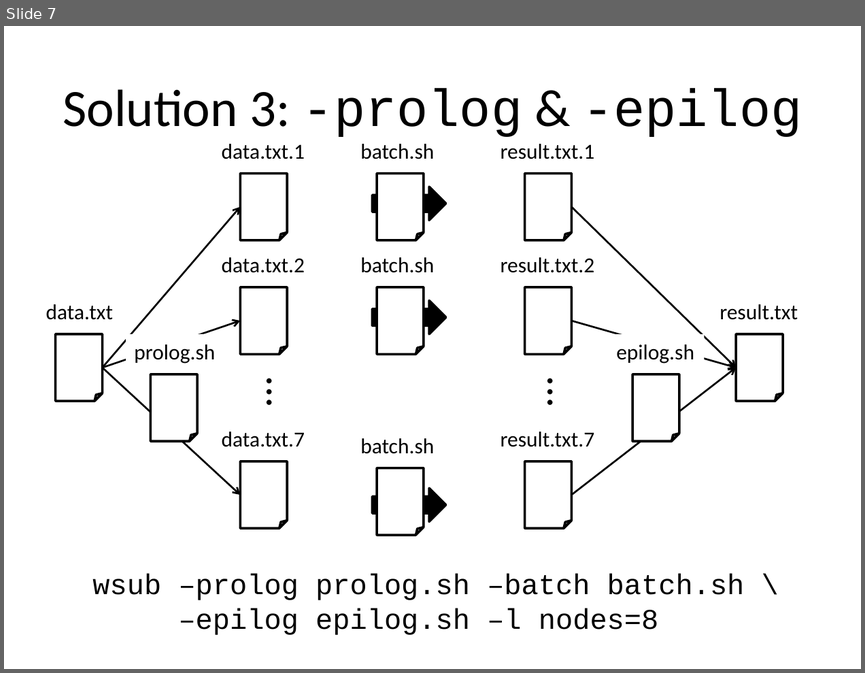
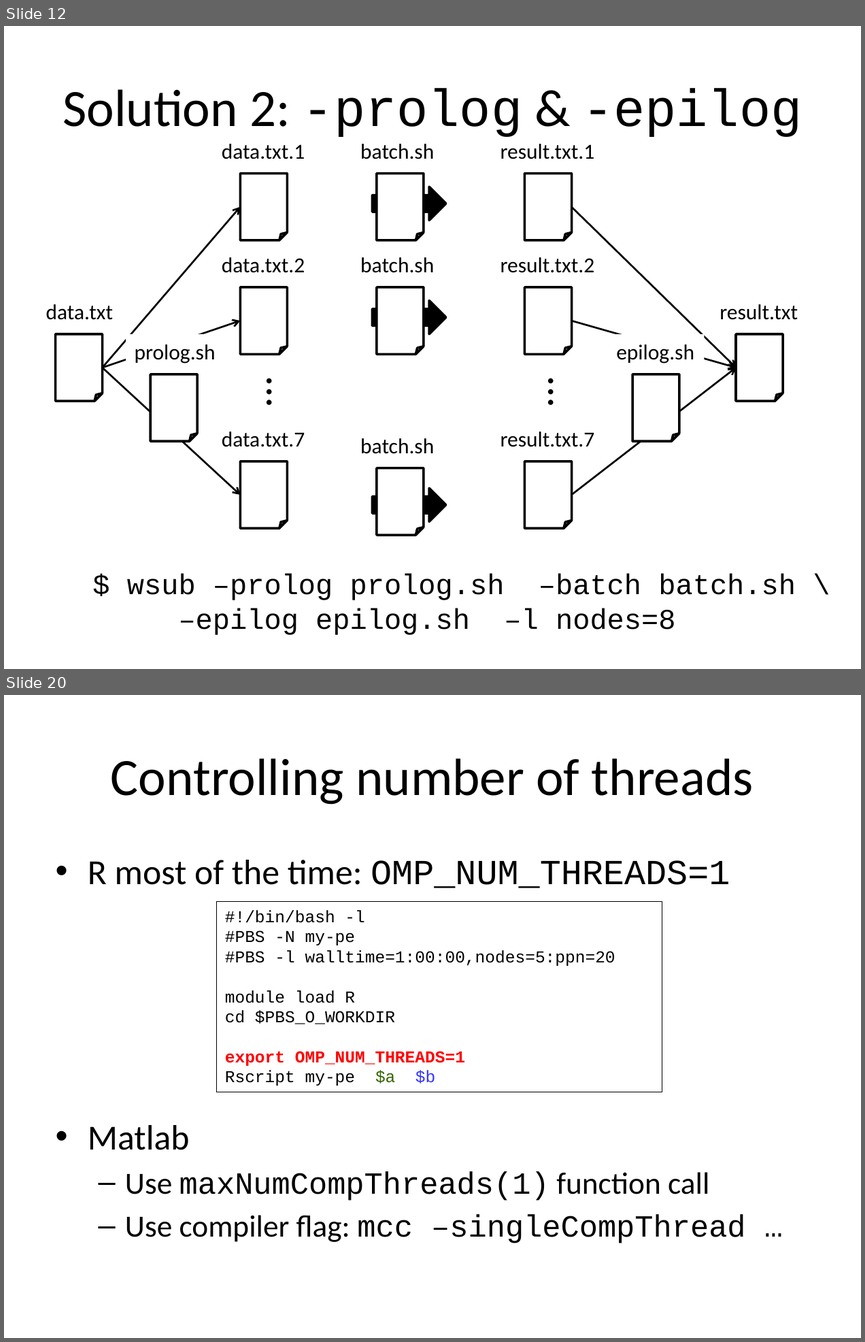
Before and after one commit to gjbex/worker, a slide deck: doc/worker.pptx. Shown one above the other, each under a label of ours: slide 7 before the commit, slides 12 and 20 after it; the slides between them are not shown. The pictures are 865x673 and 865x1342 pixels, drawn with LibreOffice and Linux fonts; fonts in the diff are those of the drawing. Boxes give left, top, right and bottom in pixels: in the first picture for what was removed or moved away, otherwise in the second. Text is boxed around its words. In the diff, an @@ line names an element or a change of style, - is before the commit and + after.

Commit message:
Update slides to most recent version

```diff
--- a/doc/worker.pptx
+++ b/doc/worker.pptx
@@ slide 20 added at (4,695,861,1338), background #FFFFFF @@
@@ title added at (111,758,753,804), 44 pt, text #000000 @@
+Controlling number of threads
@@ text added at (88,860,745,1243), 25.9 pt, text #000000 @@
+• R most of the time: OMP_NUM_THREADS=1
+• Matlab
+  – Use maxNumCompThreads(1) function call
+  – Use compiler flag: mcc –singleCompThread …
@@ rectangle added at (216,902,662,1091), outline #000000 0.75 pt, 14 pt, text #000000 @@
+#!/bin/bash -l
+#PBS -N my-pe
+#PBS -l walltime=1:00:00,nodes=5:ppn=20
+module load R
+cd $PBS_O_WORKDIR
+export OMP_NUM_THREADS=1
+Rscript my-pe $a $b
@@ what was slide 7 is now slide 12 @@
@@ slide 12 changed as well @@
@@ title at (62,88,802,137): text changed @@
-Solution 3: -prolog & -epilog
+Solution 2: -prolog & -epilog
@@ text at (127,573,796,600): text changed @@
-wsub –prolog prolog.sh –batch batch.sh \
+$ wsub –prolog prolog.sh –batch batch.sh \
```
Also in this commit, not shown: 8 other slides changed, 17 other slides added.
